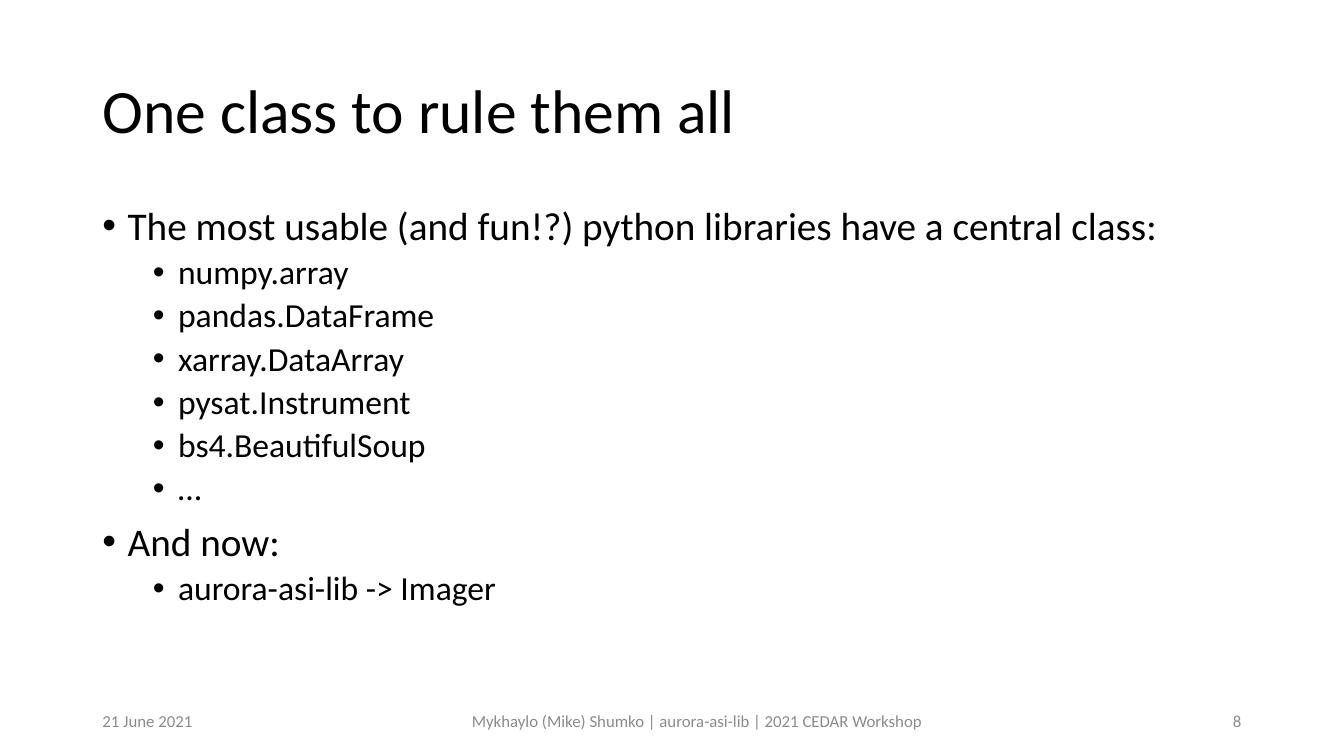
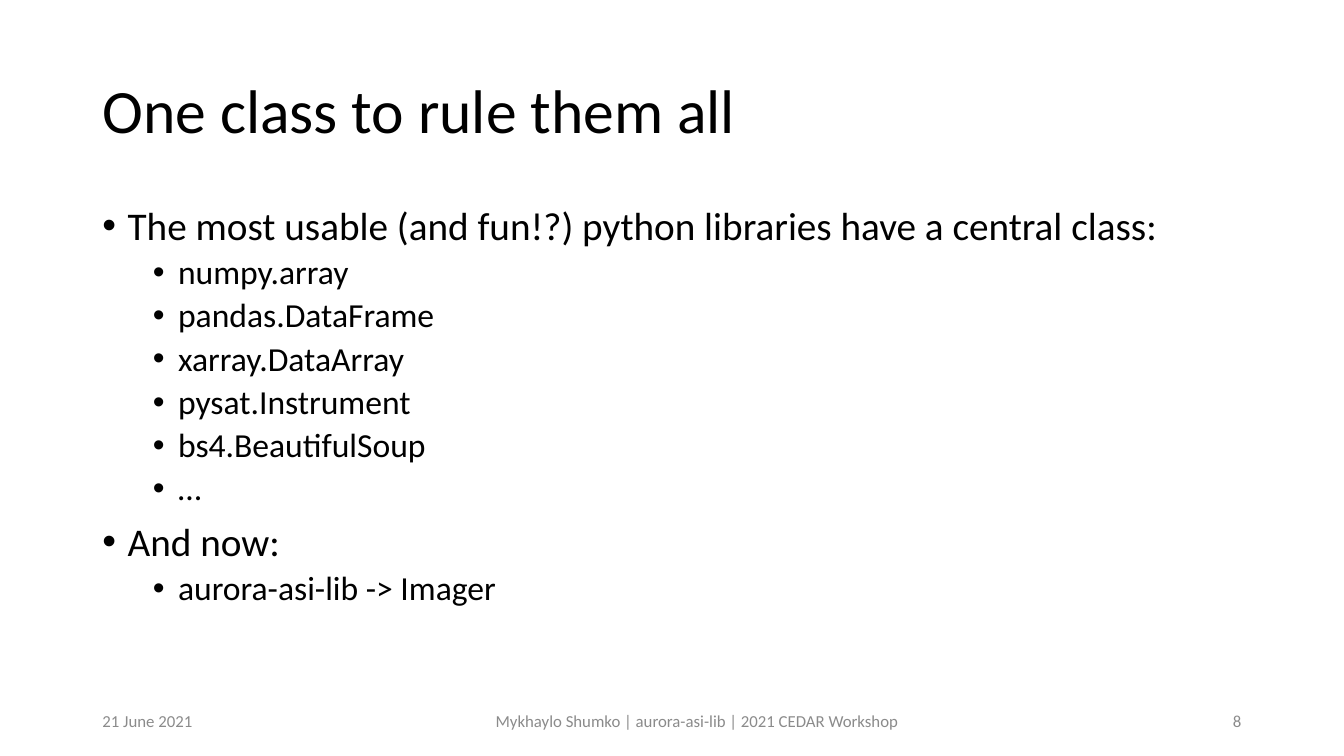
Before and after one commit to mshumko/asilib, a slide deck: slide 8 of presentations/2021_cedar_shumko_asilib.pptx. Drawn at 1344x756 pixels with LibreOffice and Linux fonts; fonts in the diff are those of the drawing. Boxes give left, top, right and bottom in pixels: in the first picture for what was removed or moved away, otherwise in the second. Text is boxed around its words. In the diff, an @@ line names an element or a change of style, - is before the commit and + after.

```diff
--- a/presentations/2021_cedar_shumko_asilib.pptx
+++ b/presentations/2021_cedar_shumko_asilib.pptx
@@ text at <box>496,715,898,730</box>: text changed @@
-Mykhaylo (Mike) Shumko | aurora-asi-lib | 2021 CEDAR Workshop
+Mykhaylo Shumko | aurora-asi-lib | 2021 CEDAR Workshop
```
Also in this commit, not shown: 9 other slides changed, 1 other file.
